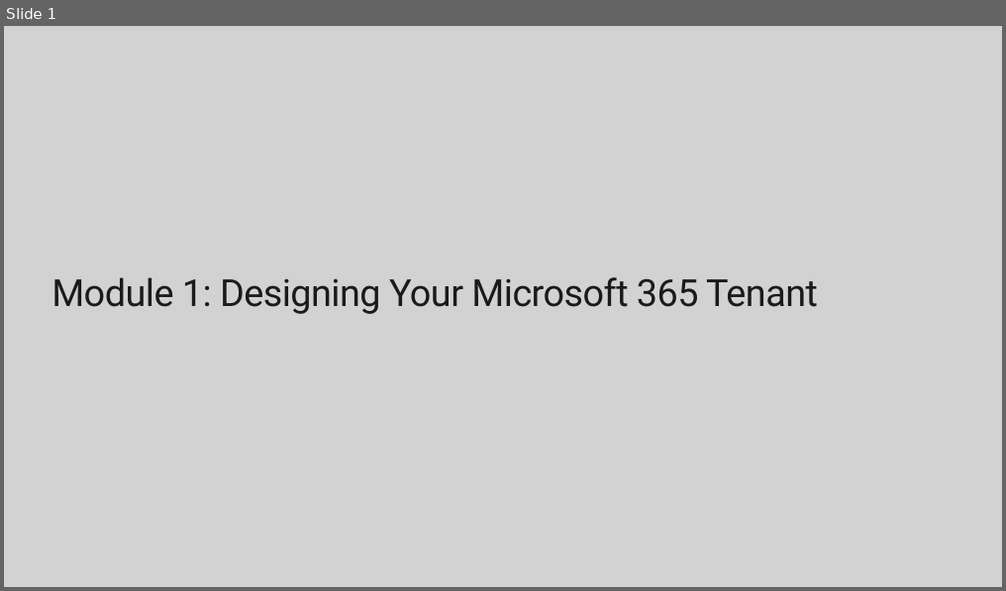
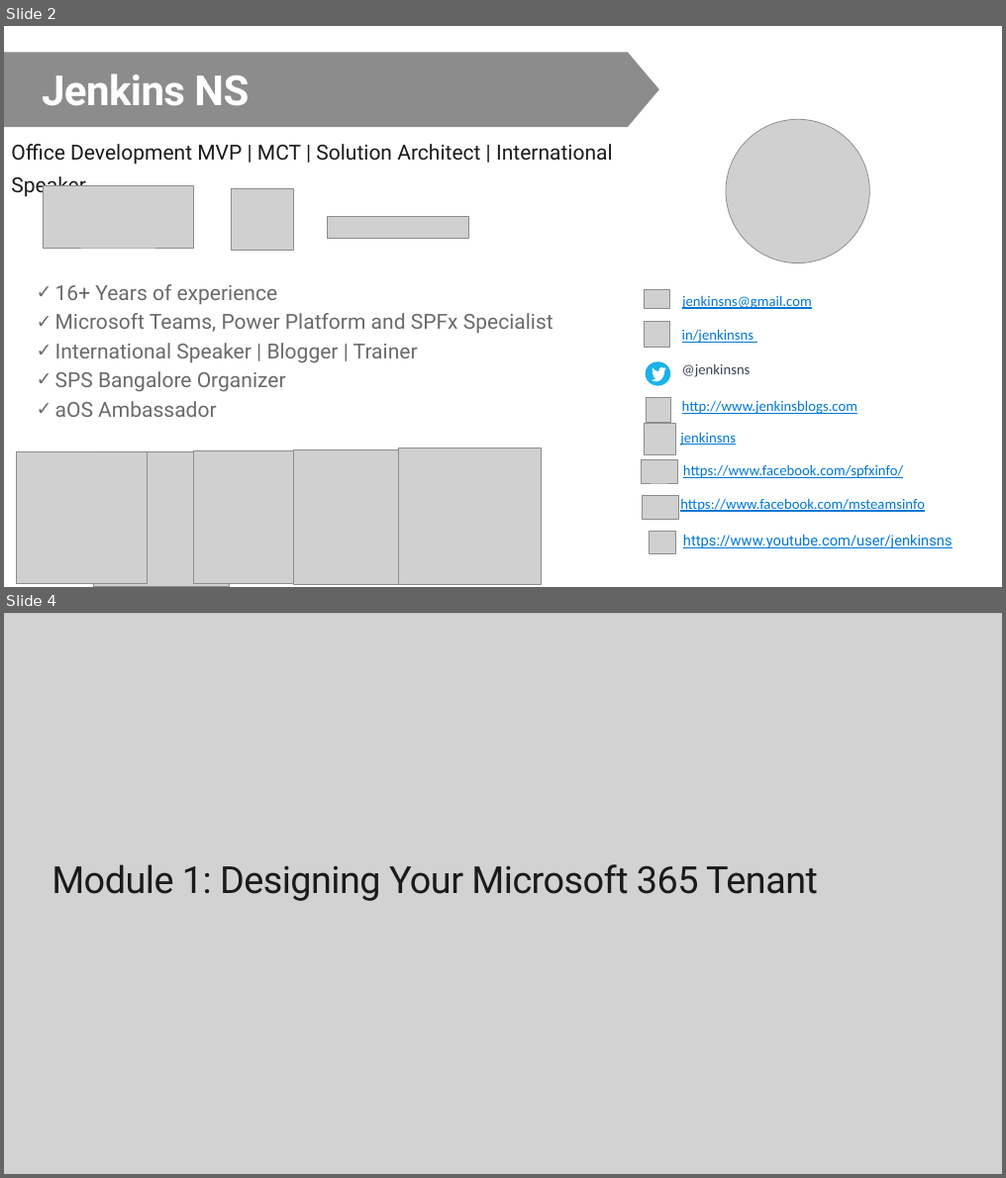
Before and after one commit to JPOWER4/Microsoft-365-Admin, a slide deck: MS-100T00A-ENU-PowerPoint_01.pptx. Shown one above the other, each under a label of ours: slide 1 before the commit, slides 2 and 4 after it; the slides between them are not shown. The pictures are 1006x591 and 1006x1178 pixels, drawn with LibreOffice and Linux fonts; fonts in the diff are those of the drawing; grey boxes stand for pictures; background and template pictures are left out. Boxes give left, top, right and bottom in pixels: in the first picture for what was removed or moved away, otherwise in the second. Text is boxed around its words. In the diff, an @@ line names an element or a change of style, - is before the commit and + after.

```diff
--- a/MS-100T00A-ENU-PowerPoint_01.pptx
+++ b/MS-100T00A-ENU-PowerPoint_01.pptx
@@ slide 2 added at (x1=4, y1=26, x2=1002, y2=587), background #FFFFFF @@
@@ freeform shape added at (x1=4, y1=52, x2=659, y2=127), fill #8C8C8C @@
@@ title added at (x1=42, y1=74, x2=249, y2=106), 40 pt, text #FFFFFF, bold @@
+Jenkins NS
@@ text added at (x1=11, y1=144, x2=613, y2=199), 20 pt, text #1A1A1A @@
+Office Development MVP | MCT | Solution Architect | International Speaker
@@ picture added at (x1=726, y1=120, x2=869, y2=264) @@
@@ picture added at (x1=43, y1=186, x2=194, y2=248) @@
@@ picture added at (x1=232, y1=188, x2=293, y2=250) @@
@@ picture added at (x1=327, y1=217, x2=469, y2=239) @@
@@ text added at (x1=55, y1=284, x2=553, y2=417), 20 pt, text #6A6A6A @@
+✓ 16+ Years of experience
+✓ Microsoft Teams, Power Platform and SPFx Specialist
+✓ International Speaker | Blogger | Trainer
+✓ SPS Bangalore Organizer
+✓ aOS Ambassador
@@ picture added at (x1=644, y1=290, x2=668, y2=310) @@
@@ picture added at (x1=645, y1=321, x2=670, y2=347) @@
@@ text added at (x1=682, y1=295, x2=812, y2=309), 14 pt, text #0078D4, underline @@
+jenkinsns@gmail.com
@@ text added at (x1=682, y1=329, x2=753, y2=343), 14 pt, text #0078D4, underline @@
+in/jenkinsns
@@ ellipse added at (x1=646, y1=363, x2=671, y2=386), fill #1AB2E8 @@
@@ freeform shape added at (x1=651, y1=368, x2=665, y2=381), fill #FFFFFF @@
@@ text added at (x1=682, y1=365, x2=750, y2=377), 14 pt, text #3C4252 @@
+@jenkinsns
@@ picture added at (x1=647, y1=398, x2=671, y2=423) @@
@@ text added at (x1=682, y1=400, x2=857, y2=414), 14 pt, text #0078D4, underline @@
+http://www.jenkinsblogs.com
@@ picture added at (x1=644, y1=424, x2=675, y2=456) @@
@@ text added at (x1=680, y1=432, x2=736, y2=446), 14 pt, text #0078D4, underline @@
+jenkinsns
@@ picture added at (x1=16, y1=453, x2=147, y2=584) @@
@@ picture added at (x1=94, y1=452, x2=230, y2=587) @@
@@ picture added at (x1=193, y1=452, x2=327, y2=584) @@
@@ picture added at (x1=293, y1=451, x2=433, y2=586) @@
@@ picture added at (x1=399, y1=448, x2=541, y2=585) @@
@@ picture added at (x1=642, y1=461, x2=678, y2=483) @@
@@ text added at (x1=683, y1=465, x2=903, y2=478), 14 pt, text #0078D4, underline @@
+https://www.facebook.com/spfxinfo/
@@ picture added at (x1=642, y1=496, x2=679, y2=519) @@
@@ text added at (x1=680, y1=498, x2=925, y2=512), 14 pt, text #0078D4, underline @@
+https://www.facebook.com/msteamsinfo
@@ picture added at (x1=648, y1=532, x2=675, y2=555) @@
@@ text added at (x1=683, y1=535, x2=952, y2=549), 14 pt, text #0078D4, underline @@
+https://www.youtube.com/user/jenkinsns
@@ what was slide 1 is now slide 4 @@
```
Also in this commit, not shown: 2 other slides added.
